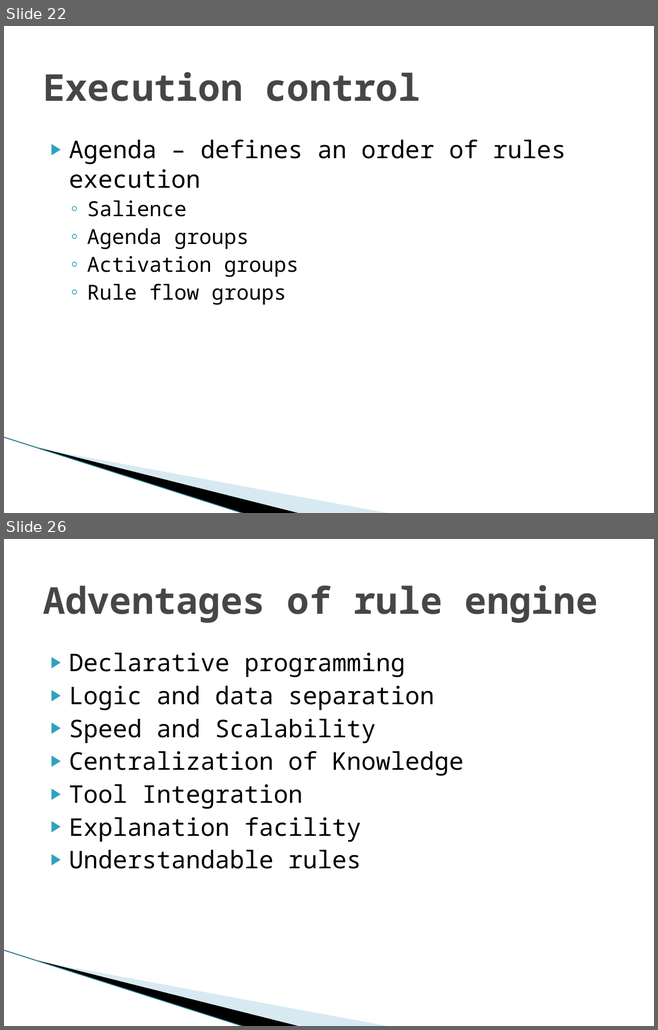
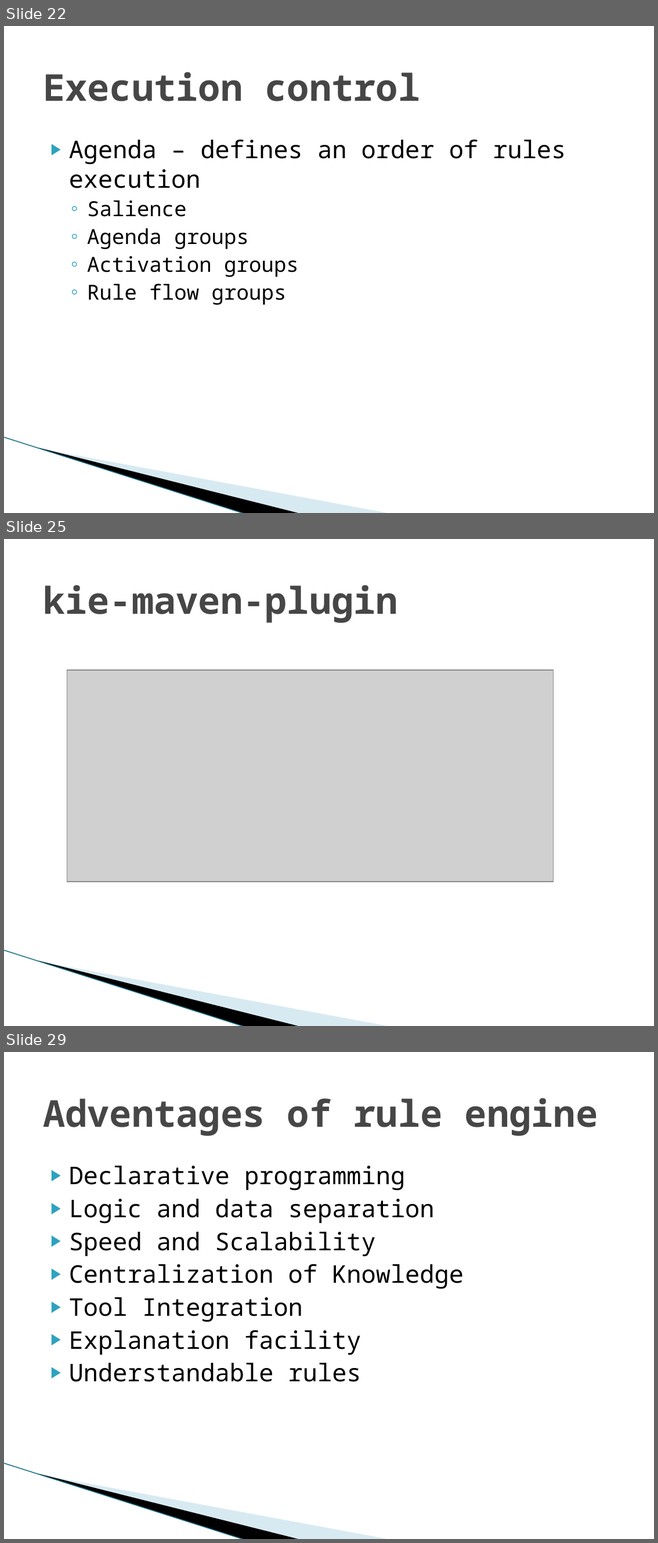
Before and after one commit to gspandy/drools-presentation-and-examples, a slide deck: drools-business-rules-engine.pptx. Shown one above the other, each under a label of ours: slides 22 and 26 before the commit, slides 22, 25 and 29 after it; the slides between them are not shown. The pictures are 658x1030 and 658x1543 pixels, drawn with LibreOffice and Linux fonts; fonts in the diff are those of the drawing; grey boxes stand for pictures; background and template pictures are left out. Boxes give left, top, right and bottom in pixels: in the first picture for what was removed or moved away, otherwise in the second. Text is boxed around its words. In the diff, an @@ line names an element or a change of style, - is before the commit and + after.

```diff
--- a/drools-business-rules-engine.pptx
+++ b/drools-business-rules-engine.pptx
@@ slide 25 added at [4,539,654,1026], background #FFFFFF; not listed: 3 template elements that a slide beside it also shows @@
@@ title added at [43,585,398,623], 41 pt, text #464646, bold @@
+kie-maven-plugin
@@ picture added at [67,670,554,882] @@
@@ what was slide 26 is now slide 29 @@
```
Also in this commit, not shown: 4 slides changed, 2 other slides added.
